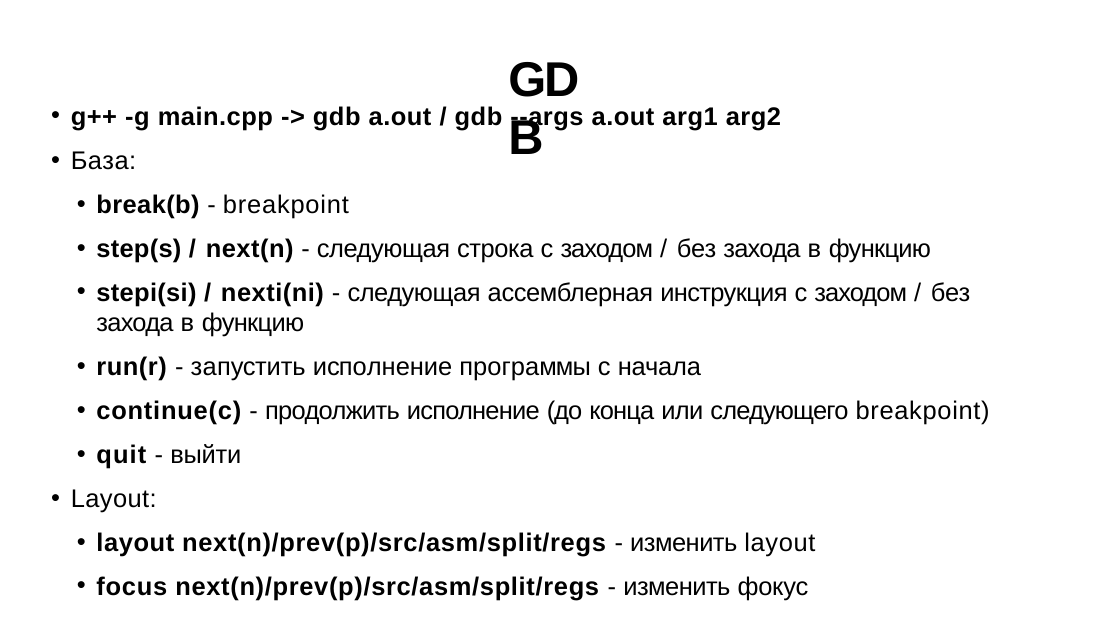
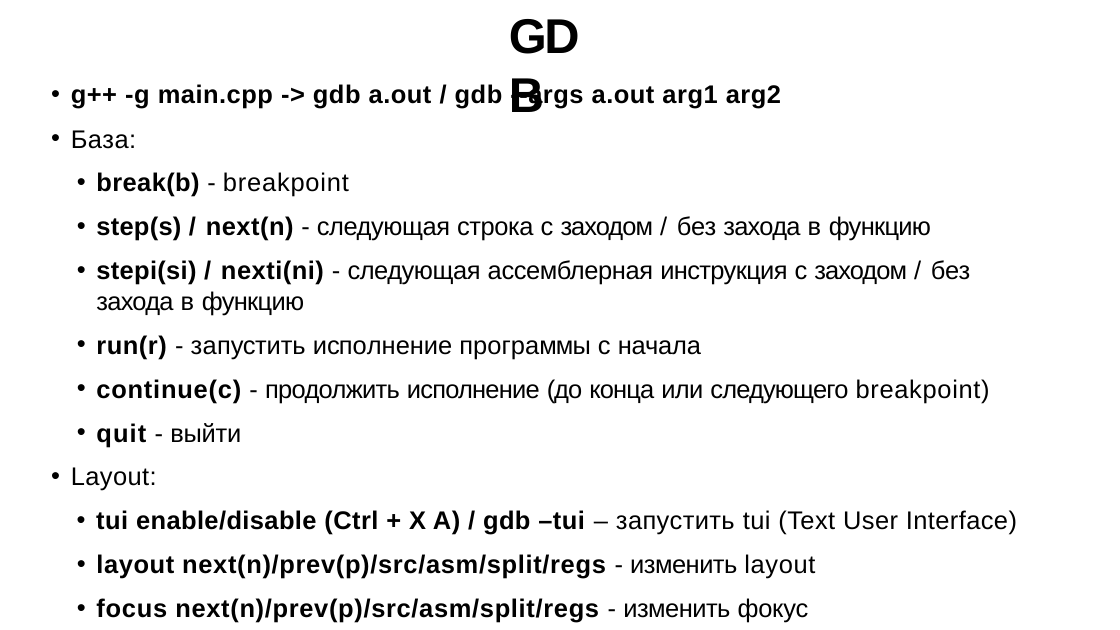
Before and after one commit to kostya2709/CAOS_seminars, a slide deck: slide 3 of sem_1_tools/presentations/Семинар_1_tools.pptx. Drawn at 1120x630 pixels with LibreOffice and Linux fonts; fonts in the diff are those of the drawing. Boxes give left, top, right and bottom in pixels: in the first picture for what was removed or moved away, otherwise in the second. Text is boxed around its words. In the diff, an @@ line names an element or a change of style, - is before the commit and + after.

```diff
--- a/sem_1_tools/presentations/Семинар_1_tools.pptx
+++ b/sem_1_tools/presentations/Семинар_1_tools.pptx
@@ title "GDB": place and size @@
-title "GDB" at <box>508,46,612,106</box>
+title "GDB" at <box>508,4,612,64</box>
@@ text "g++ -g main.cpp -> gdb ...": place and size @@
-text "g++ -g main.cpp -> gdb ..." at <box>71,106,990,600</box>
+text "g++ -g main.cpp -> gdb ..." at <box>71,83,1017,622</box>
@@ text at <box>96,510,1017,535</box>: paragraph added @@
+  • tui enable/disable (Ctrl + X A) / gdb –tui – запустить tui (Text User Interface)
```
Also in this commit, not shown: 8 other slides changed, 3 slides added, 3 other files.
